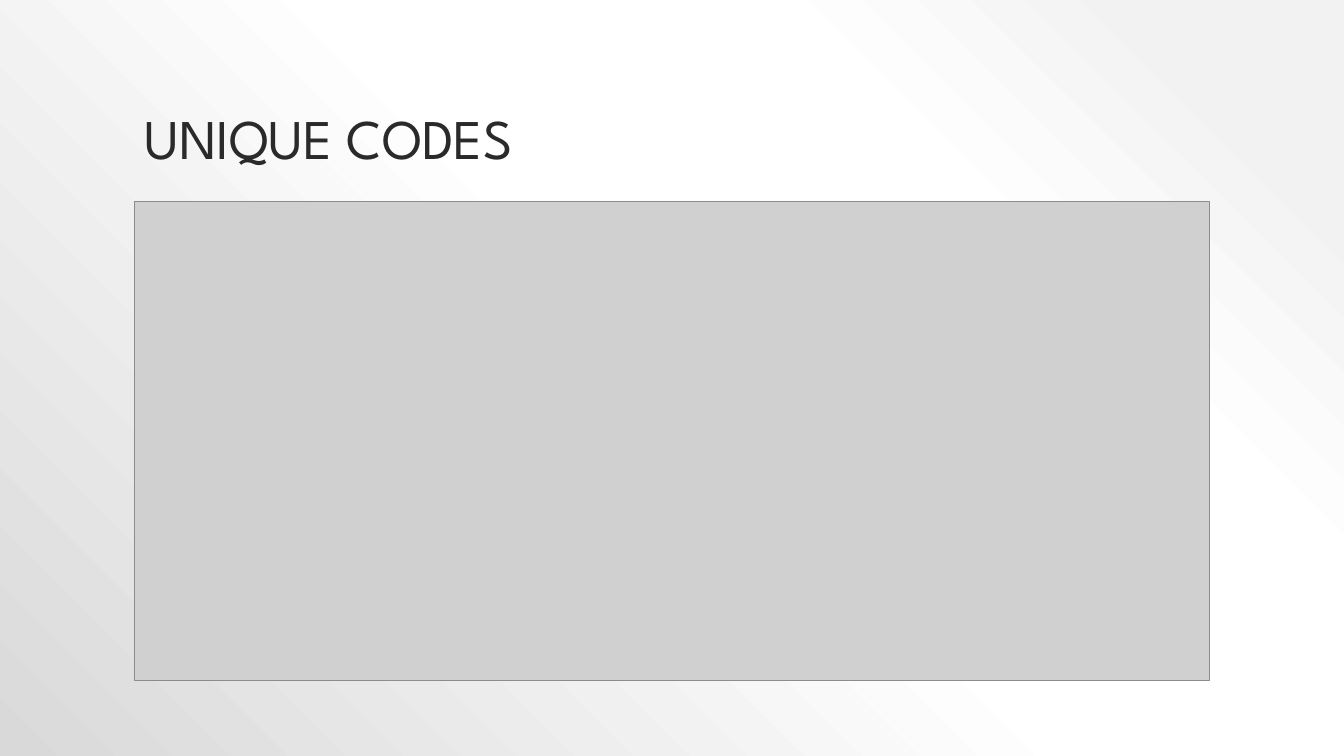
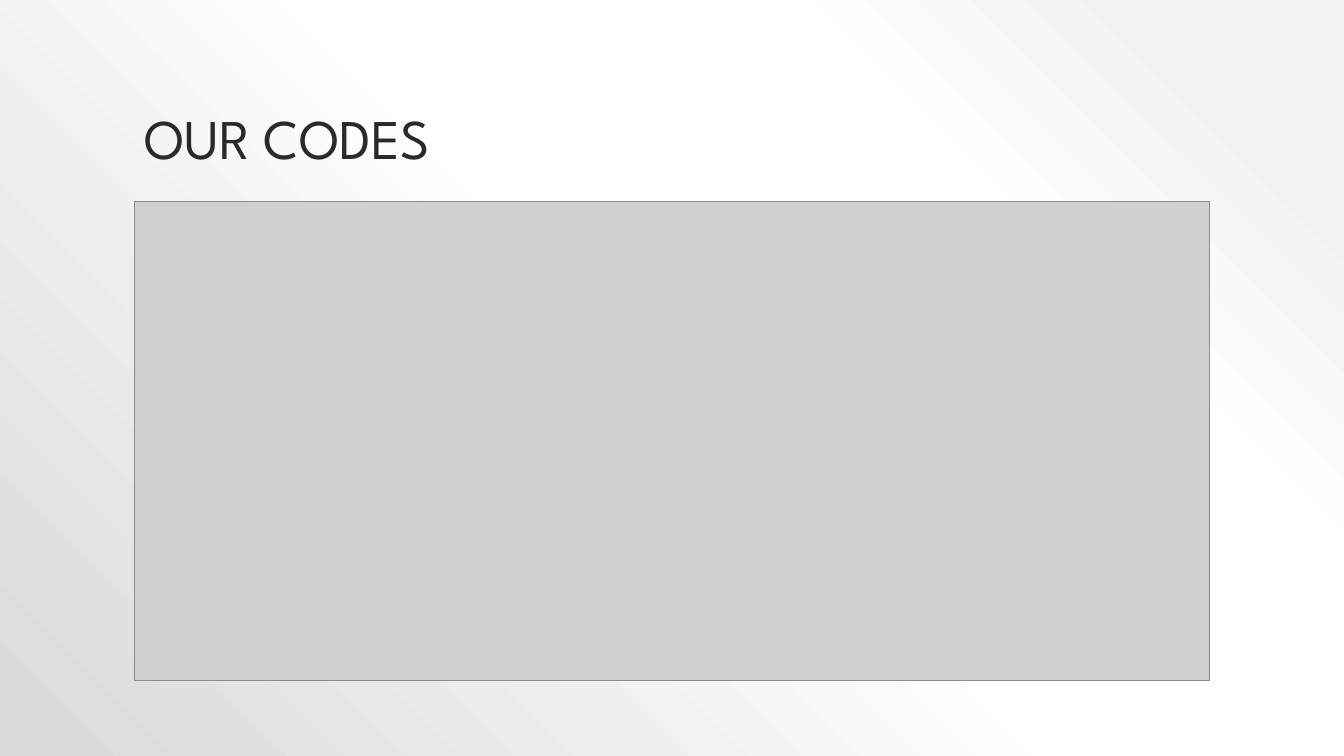
Before and after one commit to MaisieDeGraaf/housing-project-3, a slide deck: slide 7 of Project 3 Presenation.pptx. Drawn at 1344x756 pixels with LibreOffice and Linux fonts; fonts in the diff are those of the drawing; grey boxes stand for pictures. Boxes give left, top, right and bottom in pixels: in the first picture for what was removed or moved away, otherwise in the second. Text is boxed around its words. In the diff, an @@ line names an element or a change of style, - is before the commit and + after.

```diff
--- a/Project 3 Presenation.pptx
+++ b/Project 3 Presenation.pptx
@@ title at box(144, 121, 430, 160): text changed @@
-UNIQUE CODES
+OUR CODES
```
Also in this commit, not shown: 1 other slide changed, 4 slides added, 3 slides removed.
